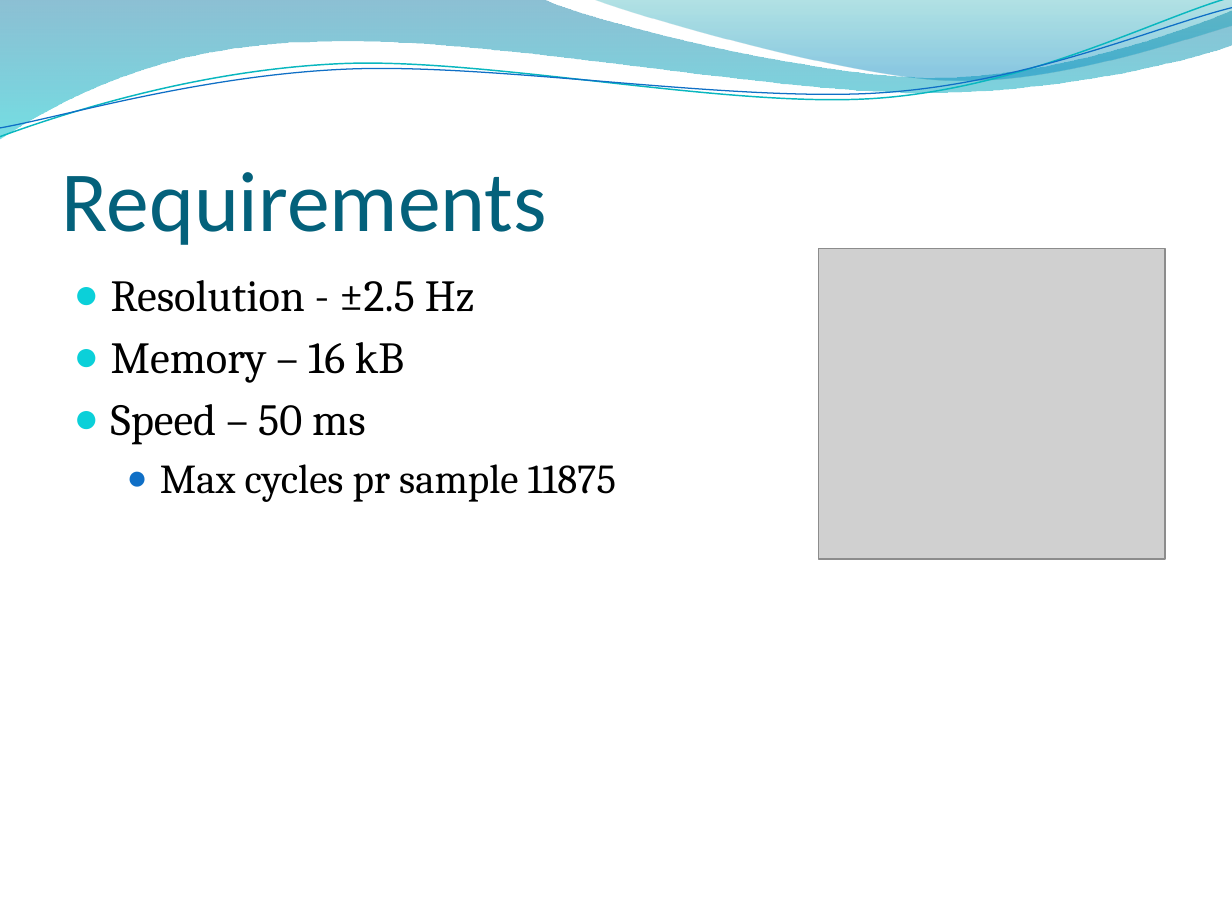
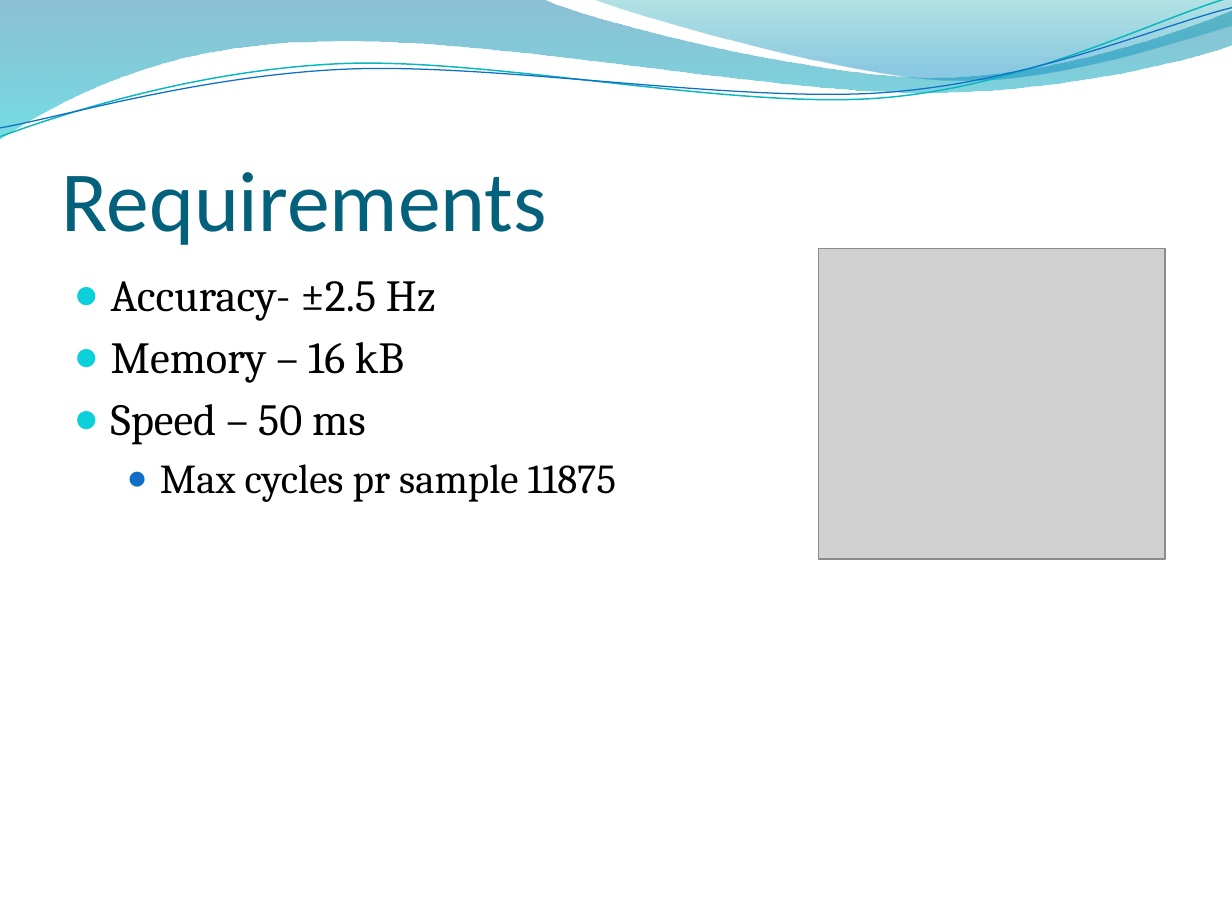
Before and after one commit to lsangild/ETISB, a slide deck: slide 5 of Presentation/LittleHelper.pptx. Drawn at 1232x924 pixels with LibreOffice and Linux fonts; fonts in the diff are those of the drawing; grey boxes stand for pictures; background and template pictures are left out. Boxes give left, top, right and bottom in pixels: in the first picture for what was removed or moved away, otherwise in the second. Text is boxed around its words. In the diff, an @@ line names an element or a change of style, - is before the commit and + after.

```diff
--- a/Presentation/LittleHelper.pptx
+++ b/Presentation/LittleHelper.pptx
@@ text at bbox=[111, 281, 436, 321]: text changed @@
-● Resolution - ±2.5 Hz
+● Accuracy- ±2.5 Hz
```
Also in this commit, not shown: 2 other slides changed.
